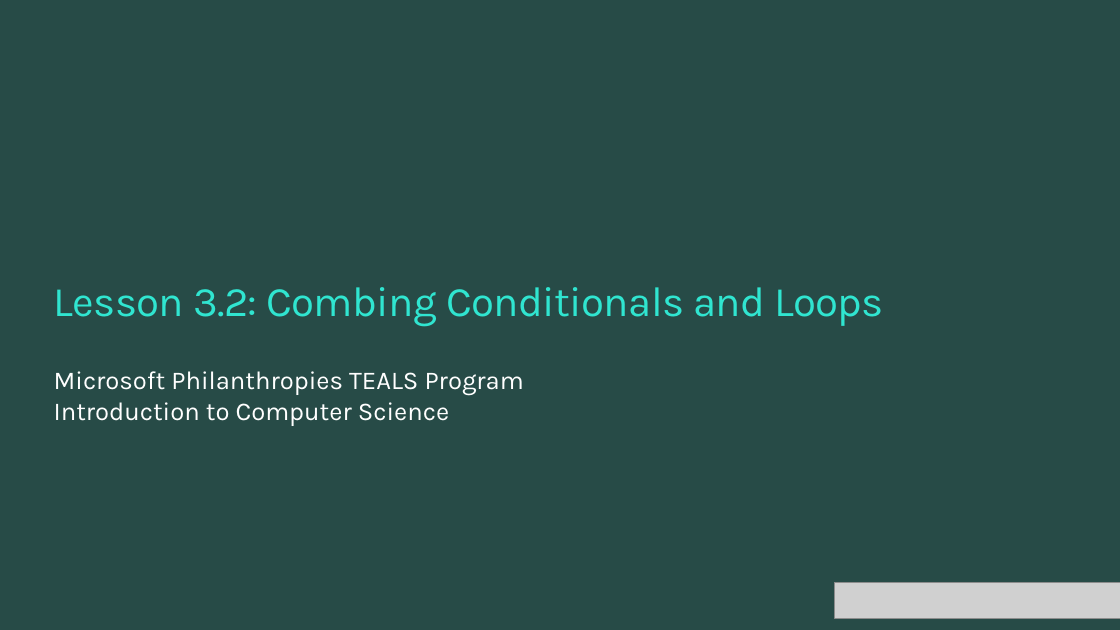
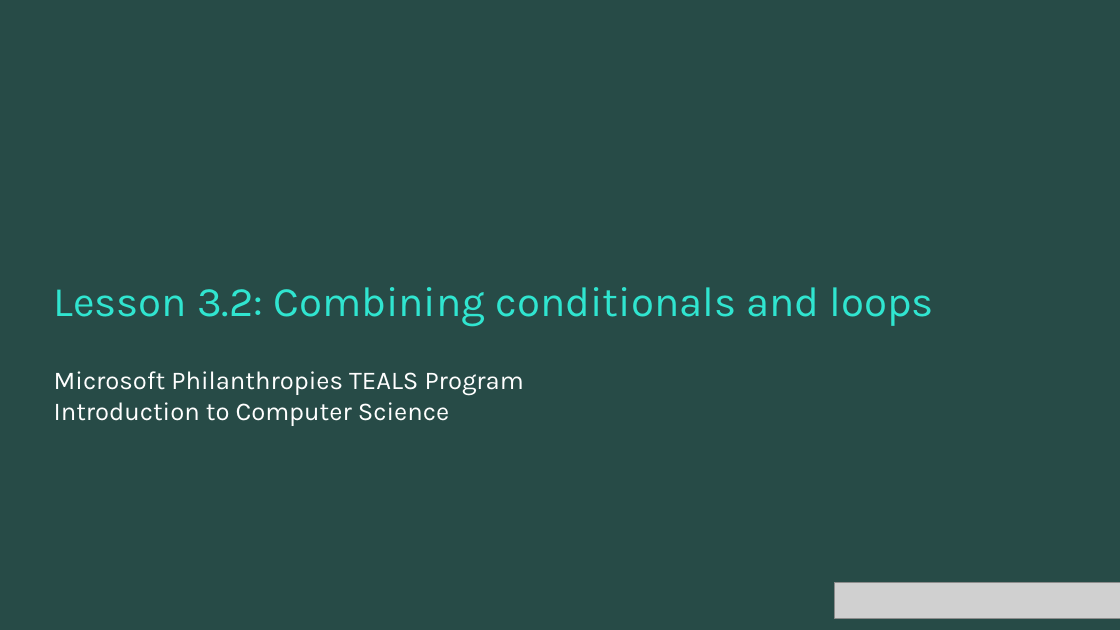
Before and after one commit to TEALSK12/introduction-to-computer-science, a slide deck: slide 1 of docs/slidedecks/TEALS SNAP 3.2.pptx. Drawn at 1120x630 pixels with LibreOffice and Linux fonts; fonts in the diff are those of the drawing; grey boxes stand for pictures; background and template pictures are left out. Boxes give left, top, right and bottom in pixels: in the first picture for what was removed or moved away, otherwise in the second. Text is boxed around its words. In the diff, an @@ line names an element or a change of style, - is before the commit and + after.

```diff
--- a/docs/slidedecks/TEALS SNAP 3.2.pptx
+++ b/docs/slidedecks/TEALS SNAP 3.2.pptx
@@ title at (x1=54, y1=287, x2=933, y2=327): text changed @@
-Lesson 3.2: Combing Conditionals and Loops
+Lesson 3.2: Combining conditionals and loops
```
Also in this commit, not shown: 8 other slides changed, 2 slides added, 27 other files.
